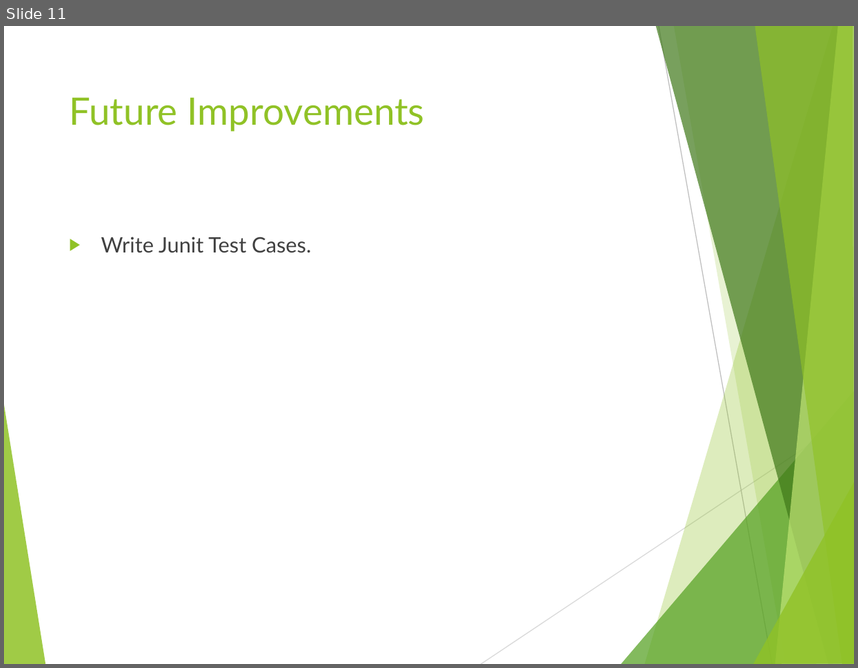
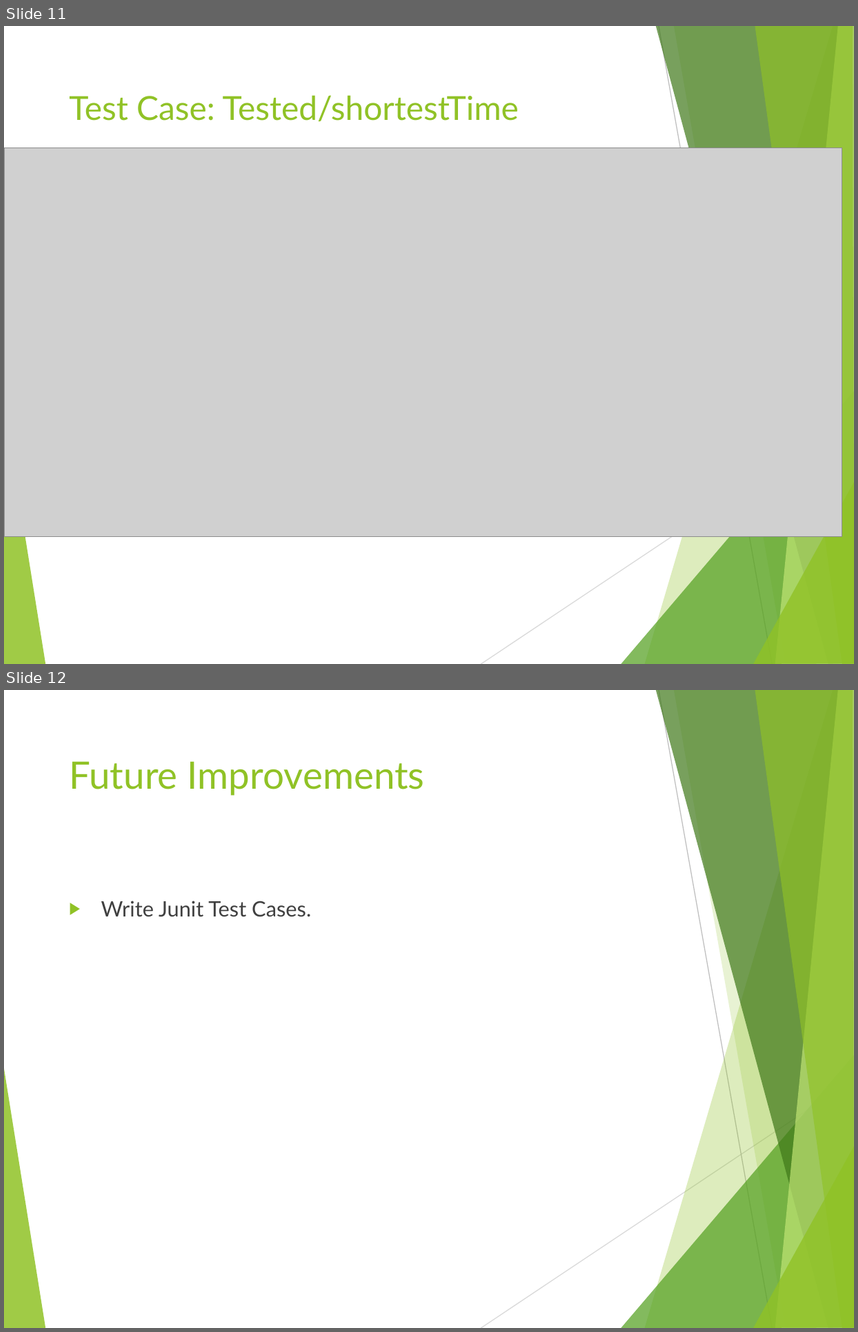
Before and after one commit to gaurav-account/adidas_to_deliver, a slide deck: slides.pptx. Shown one above the other, each under a label of ours: slide 11 before the commit, slides 11 and 12 after it. The pictures are 858x668 and 858x1332 pixels, drawn with LibreOffice and Linux fonts; fonts in the diff are those of the drawing; grey boxes stand for pictures. Boxes give left, top, right and bottom in pixels: in the first picture for what was removed or moved away, otherwise in the second. Text is boxed around its words. In the diff, an @@ line names an element or a change of style, - is before the commit and + after.

Commit message:
Updated Slides

```diff
--- a/slides.pptx
+++ b/slides.pptx
@@ slide 11 added at (x1=4, y1=26, x2=854, y2=664), background #FFFFFF; not listed: 10 template elements that a slide beside it also shows @@
@@ title added at (x1=69, y1=95, x2=519, y2=121), 28 pt, text #90C226 @@
+Test Case: Tested/shortestTime
@@ picture added at (x1=4, y1=148, x2=842, y2=536) @@
@@ what was slide 11 is now slide 12 @@
```
Also in this commit, not shown: 1 slide changed.
